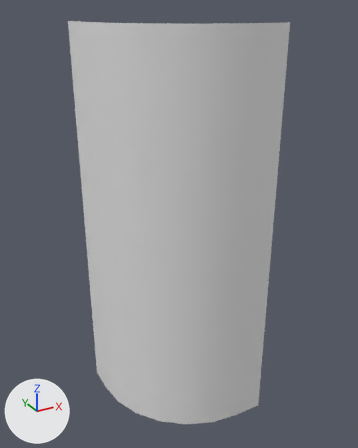
Before and after pictures for a commit that changed the FBX model Assets/Assets/Scenario/Meshes/SM_Pared_curva_exterior.fbx.
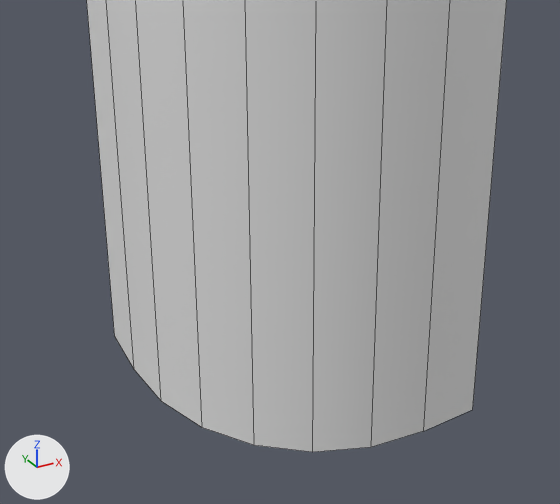
Each version appears first whole from a 50 mm camera at (-2.86, -3.35, 4.12) aimed at (-0.64, 0.69, 2.1), and next in a close-up on the part from 13% to 83% of the width and 49% to 100% of the height. The axes (+X, +Y, +Z) are drawn at lower left. The lights are the same throughout. The older version's two pictures come first. The close-ups show mesh edges as thin lines. Where no turn or scale is listed for an object, it has been applied to the vertices.

Objects in the first close-up: 'SM_Pared_curva_exterior'.
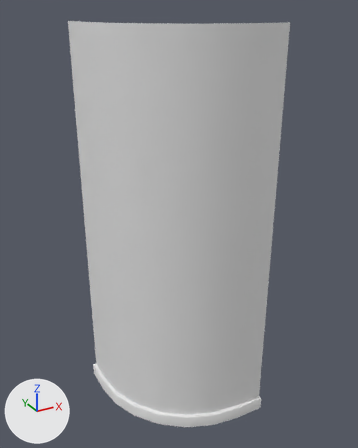
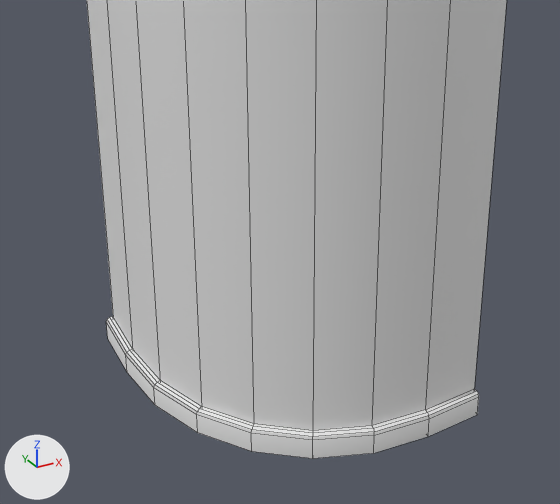
Changed parts and their boxes [x1, y1, x2, y2] in the close-ups (560 x 504 px):
'SM_Pared_curva_exterior.001', added: after [106, 316, 479, 459]

Patch to the scene script:
```diff
--- a/Assets/Assets/Scenario/Meshes/SM_Pared_curva_exterior.fbx.py
+++ b/Assets/Assets/Scenario/Meshes/SM_Pared_curva_exterior.fbx.py
@@ mat_mat_trims @@
+mat_mat_trims = principled_material('MAT_Trims')
+mat_mat_trims.base_color = (0.8, 0.8, 0.8)  # white #e7e7e7
@@ me_plane_022 @@
+me_plane_022.from_pydata(...)  # 54 vertices, 42 faces; spans x -1.44..0.0, y -0.04..1.4, z 0.0..0.138
+me_plane_022.materials.append(mat_mat_trims)  # white #e7e7e7
@@ ob_sm_pared_curva_exterior_001 @@
+ob_sm_pared_curva_exterior_001 = bpy.data.objects.new('SM_Pared_curva_exterior.001', me_plane_022)
+ob_sm_pared_curva_exterior_001.location = (0.0, 0.0, 0.0)
```
